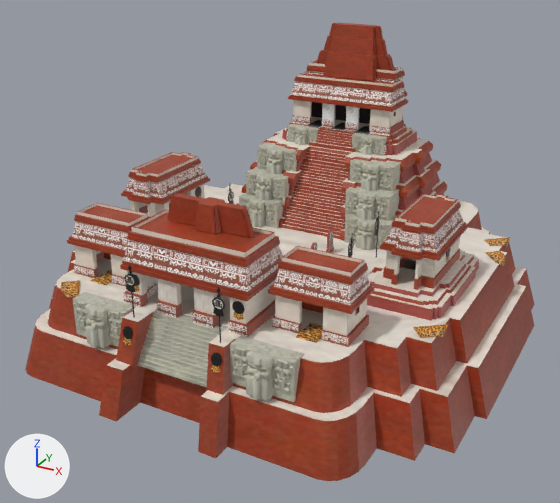
An edit to the COLLADA model art/meshes/structural/mayas/wonder.dae, drawn before and after from the same camera.
Before and after are seen from a camera (50 mm lens) standing at (39.2, -73.3, 39.9) and looking at (-0.3, -1.6, 4.1). Lighting does not change. The marker at lower left points along +X, +Y and +Z. The first picture is the older version. Vertices at exactly the same position are counted once.

Objects in the first picture: 'wonder'.
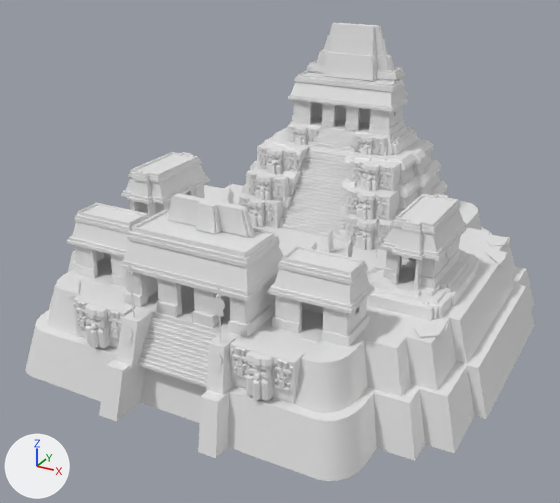
What differs and where, as boxes [x1, y1, x2, y2] in the pictures (560 x 503 px):
part 1 of me_cubo_002, recoloured (lighter)
    both: [25, 23, 535, 481]

The change, as a diff of the scene's bpy script:
```diff
--- a/art/meshes/structural/mayas/wonder.dae.py
+++ b/art/meshes/structural/mayas/wonder.dae.py
@@ mat_a_novas_texturas_mayas__welton__035 @@
+mat_a_novas_texturas_mayas__welton__035 = principled_material('A-Novas texturas mayas (welton).035')
+mat_a_novas_texturas_mayas__welton__035.base_color = (0.8, 0.8, 0.8)  # white #e7e7e7
@@ me_cubo_002 @@
 # used by ob_wonder; location = (0.0, 0.0, 0.0)
-me_cubo_002.from_pydata(...)  # 10663 vertices, 13961 faces; spans x -26.3..26.5, y -26.0..29.9, z -5.7..27.3
+me_cubo_002.from_pydata(...)  # 10753 vertices, 14197 faces; spans x -26.3..26.5, y -26.0..29.9, z -5.7..27.3
+# me_cubo_002 part 1: 13955 faces spanning x -26.3..26.5, y -26.0..29.9, z -5.7..27.3 switch from mat_a_novas_texturas_mayas__welton__023 (picture img_maya_protoclassic_struct_png) to mat_a_novas_texturas_mayas__welton__035 (white #e7e7e7)
+# edits to the shape of me_cubo_002 do not show in these pictures
```
